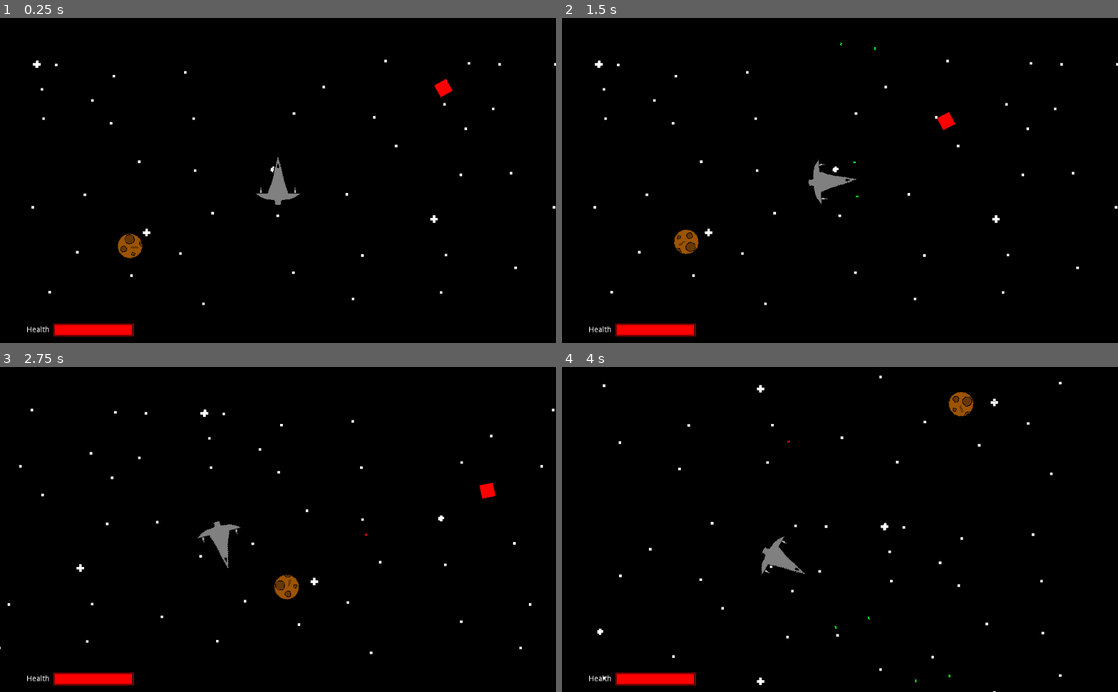
Above: before the commit, frames 1-4 (two rows, left to right).
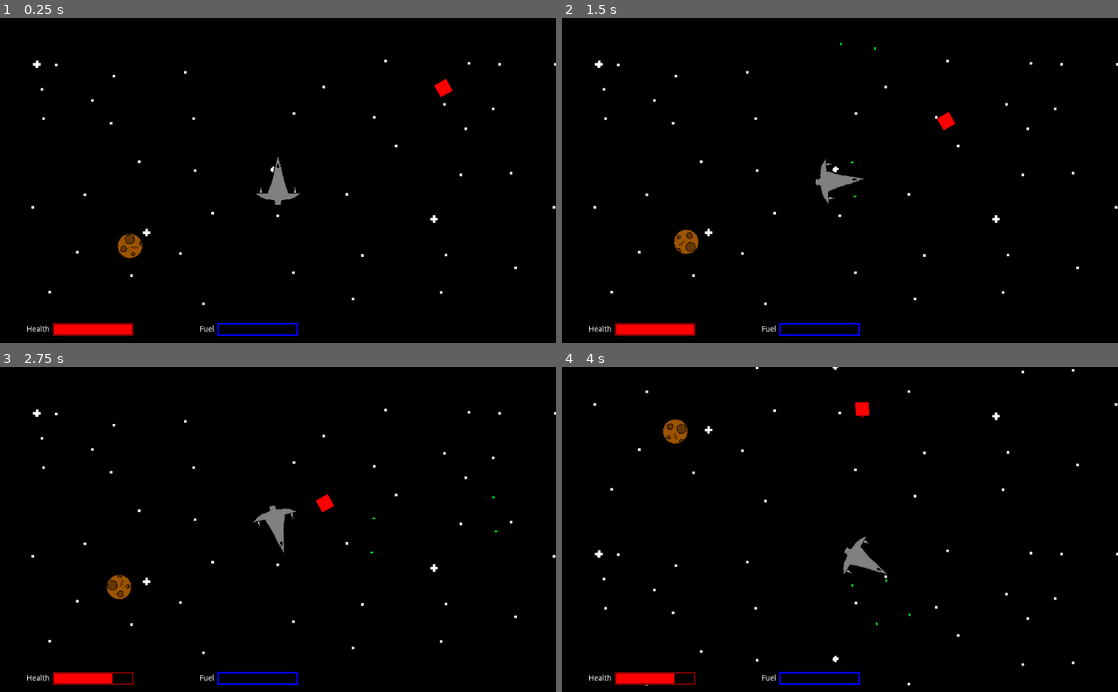
Above: after the commit, the same moments.

Repository: jlpatter/GodotSpaceShooter
Game: Godot game, scene res://src/Levels/Level1.tscn
Two runs of this game, one before a commit and one after it. Both use one fixed random seed, a clock stepped at 60 frames per second and the inputs below. The project has no main scene, so this scene is started directly.
Inputs:
- Up to frame 1 (0.25 s): no input
- Up to frame 2 (1.5 s): hold D (move_right) 0.53-1.28 s; tap Space (shoot) at 0.6, 1.35 s; hold S (move_down, bound only before the commit) from 1.28 s (still down)
- Up to frame 3 (2.75 s): release S (move_down, bound only before the commit) at 2.03 s; hold D (move_right) from 2.03 s (still down); tap Space (shoot) at 2.1 s
- Up to frame 4 (4 s): release D (move_right) at 2.78 s; hold W (move_up) 2.78-3.53 s; tap Space (shoot) at 2.85, 3.6 s; hold A (move_left) from 3.53 s (still down)

The runs differ from the first frame. In frame 1, 0.5% of the frame differs, in the area x 4-54%, y 93-99%; in frame 2, 0.8%; in frame 3, 2.6%, in the area x 0-100%, y 12-99%; in frame 4, 2.6%.

Commit message:
WIP Added fuel for interstellar travel

Diff:
--- a/project.godot
+++ b/project.godot
@@ -30,11 +30,6 @@
 "events": [ Object(InputEventKey,"resource_local_to_scene":false,"resource_name":"","device":0,"alt":false,"shift":false,"control":false,"meta":false,"command":false,"pressed":false,"scancode":87,"unicode":0,"echo":false,"script":null)
  ]
 }
-move_down={
-"deadzone": 0.5,
-"events": [ Object(InputEventKey,"resource_local_to_scene":false,"resource_name":"","device":0,"alt":false,"shift":false,"control":false,"meta":false,"command":false,"pressed":false,"scancode":83,"unicode":0,"echo":false,"script":null)
- ]
-}
 move_left={
 "deadzone": 0.5,
 "events": [ Object(InputEventKey,"resource_local_to_scene":false,"resource_name":"","device":0,"alt":false,"shift":false,"control":false,"meta":false,"command":false,"pressed":false,"scancode":65,"unicode":0,"echo":false,"script":null)
--- a/src/Actors/Asteroid.gd
+++ b/src/Actors/Asteroid.gd
@@ -5,6 +5,7 @@
 
 var direction
 var is_exploding = false
+onready var fuel_prefab = preload("res://src/Actors/Fuel.tscn")
 
 func _ready():
 	var rng = RandomNumberGenerator.new()
@@ -32,6 +33,9 @@
 		explode()
 
 func _on_ExplosionAnim_animation_finished():
+	var fuel = fuel_prefab.instance()
+	get_parent().add_child(fuel)
+	fuel.position = global_position
 	queue_free()
 
 func _on_ExplosionAnim_frame_changed():
--- /dev/null
+++ b/src/Actors/Fuel.gd
@@ -0,0 +1,13 @@
+extends Node2D
+
+const ROTATION_SPEED = 5.0
+
+
+func _physics_process(delta):
+	rotation += ROTATION_SPEED * delta
+
+
+func _on_Area2D_body_entered(body):
+	if "Player" in body.name:
+		body.increase_fuel(20)
+		queue_free()
--- /dev/null
+++ b/src/Actors/Fuel.tscn
@@ -0,0 +1,20 @@
+[gd_scene load_steps=3 format=2]
+
+[ext_resource path="res://src/Actors/Fuel.gd" type="Script" id=1]
+
+[sub_resource type="RectangleShape2D" id=1]
+extents = Vector2( 12.5, 12.5 )
+
+[node name="Fuel" type="Node2D"]
+script = ExtResource( 1 )
+
+[node name="GFX" type="Polygon2D" parent="."]
+color = Color( 0, 0.0627451, 1, 1 )
+polygon = PoolVector2Array( -12.5, -12.5, 12.5, -12.5, 12.5, 12.5, -12.5, 12.5 )
+
+[node name="Area2D" type="Area2D" parent="."]
+
+[node name="CollisionShape2D" type="CollisionShape2D" parent="Area2D"]
+shape = SubResource( 1 )
+
+[connection signal="body_entered" from="Area2D" to="." method="_on_Area2D_body_entered"]
--- a/src/Actors/Player.gd
+++ b/src/Actors/Player.gd
@@ -6,16 +6,17 @@
 
 var velocity = Vector2.ZERO
 var health = 100
+var fuel = 0
 var is_exploding = false
 onready var bullet_prefab = preload("res://src/Actors/GreenBullet.tscn")
 
 func _physics_process(delta):
 	var rotation_dir = 0.0
 
-	if Input.get_action_strength("move_down") or Input.get_action_strength("move_up"):
+	if Input.get_action_strength("move_up"):
 		velocity += Vector2(
 			0.0,
-			Input.get_action_strength("move_down") - Input.get_action_strength("move_up")
+			-Input.get_action_strength("move_up")
 		).rotated(rotation) * SPEED
 	else:
 		if velocity.length() > Vector2.ZERO.length():
@@ -58,6 +59,10 @@
 	if health <= 0 and not is_exploding:
 		explode()
 
+func increase_fuel(var amount):
+	fuel += amount
+	get_parent().get_node("CanvasLayer/UI/FuelBar").value = fuel
+
 func explode():
 	is_exploding = true
 	var cam = Camera2D.new()
--- a/src/Misc/UI.tscn
+++ b/src/Misc/UI.tscn
@@ -16,6 +16,22 @@
 border_width_bottom = 3
 border_color = Color( 0.466667, 0, 0, 1 )
 
+[sub_resource type="StyleBoxFlat" id=3]
+bg_color = Color( 0, 0.623529, 1, 1 )
+border_width_left = 3
+border_width_top = 3
+border_width_right = 3
+border_width_bottom = 3
+border_color = Color( 0.8, 0.8, 0.8, 0 )
+
+[sub_resource type="StyleBoxFlat" id=4]
+bg_color = Color( 0, 0, 0, 1 )
+border_width_left = 3
+border_width_top = 3
+border_width_right = 3
+border_width_bottom = 3
+border_color = Color( 0, 0, 1, 1 )
+
 [node name="UI" type="Control"]
 anchor_right = 1.0
 anchor_bottom = 1.0
@@ -26,10 +42,10 @@
 [node name="HealthBar" type="ProgressBar" parent="."]
 anchor_top = 1.0
 anchor_bottom = 1.0
-margin_left = 97.6542
-margin_top = -36.3472
-margin_right = 246.654
-margin_bottom = -12.3472
+margin_left = 97.0
+margin_top = -37.0
+margin_right = 246.0
+margin_bottom = -13.0001
 custom_styles/fg = SubResource( 1 )
 custom_styles/bg = SubResource( 2 )
 value = 100.0
@@ -38,16 +54,44 @@
 "_edit_use_anchors_": false
 }
 
+[node name="FuelBar" type="ProgressBar" parent="."]
+anchor_top = 1.0
+anchor_bottom = 1.0
+margin_left = 400.0
+margin_top = -37.0
+margin_right = 549.0
+margin_bottom = -13.0001
+custom_styles/fg = SubResource( 3 )
+custom_styles/bg = SubResource( 4 )
+percent_visible = false
+__meta__ = {
+"_edit_use_anchors_": false
+}
+
 [node name="HPLabel" type="Label" parent="."]
 anchor_top = 1.0
 anchor_bottom = 1.0
-margin_left = 48.8126
-margin_top = -31.0646
-margin_right = 88.8126
-margin_bottom = -17.0646
+margin_left = 48.813
+margin_top = -32.0
+margin_right = 90.813
+margin_bottom = -18.0
 text = "Health"
 align = 2
 valign = 1
 __meta__ = {
 "_edit_use_anchors_": false
 }
+
+[node name="FuelLabel" type="Label" parent="."]
+anchor_top = 1.0
+anchor_bottom = 1.0
+margin_left = 353.156
+margin_top = -32.0
+margin_right = 395.156
+margin_bottom = -18.0
+text = "Fuel"
+align = 2
+valign = 1
+__meta__ = {
+"_edit_use_anchors_": false
+}
Not shown: 1 places in src/Misc/UI.tscn that only renumber resources
